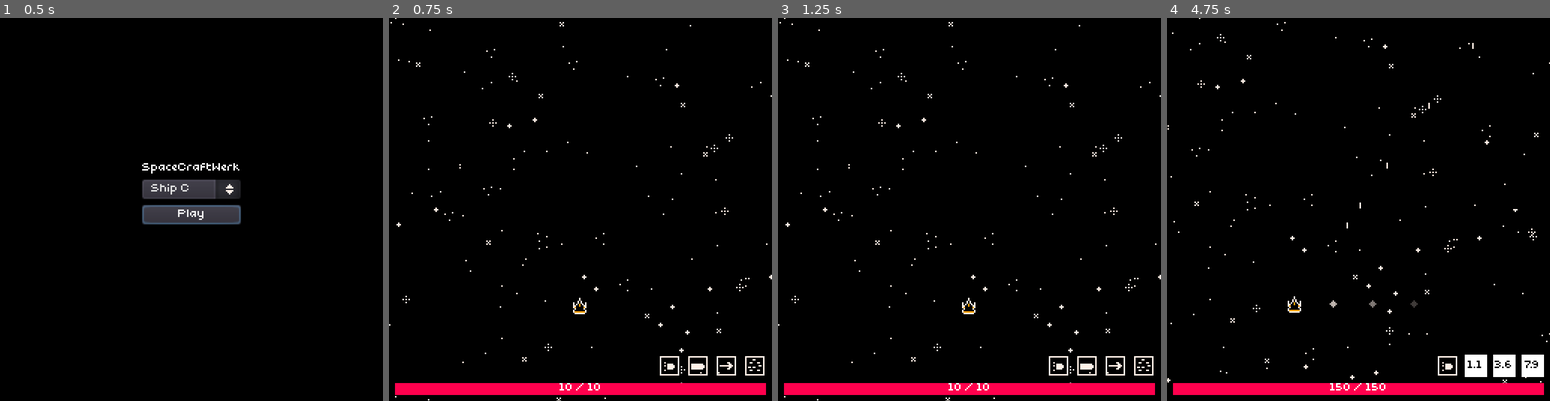
Above: before the commit, frames 1-4 (left to right).
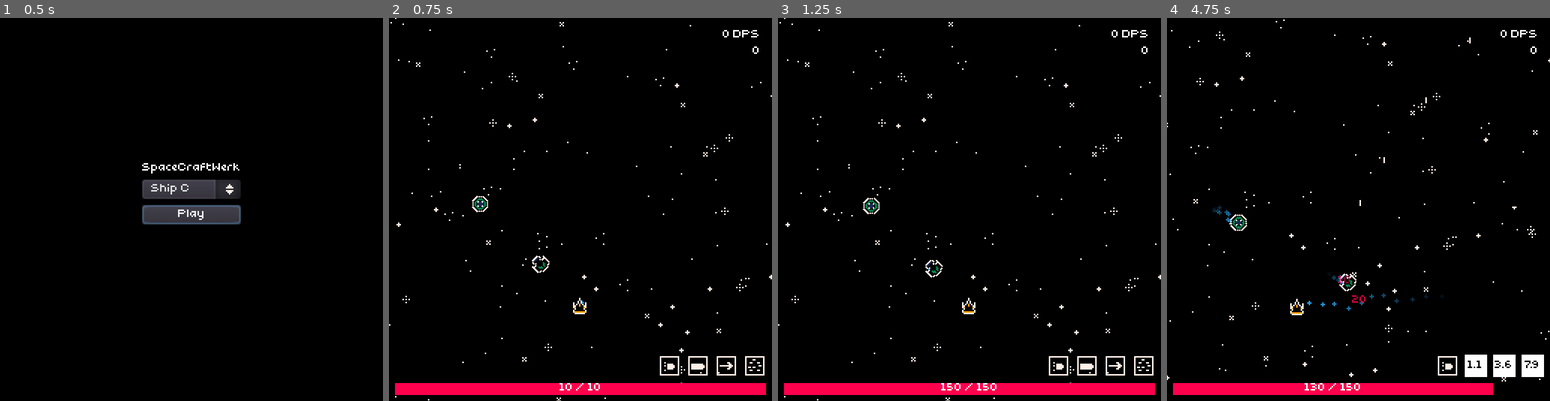
Above: after the commit, the same moments.

Repository: littlegustv/spacecraftwerk
Game: Godot game, scene res://MainMenu.tscn
Two runs of this game, one before a commit and one after it. Both use one fixed random seed, a clock stepped at 60 frames per second and the inputs below. Sound files missing from this copy of the repository are replaced by a short silence.
Inputs (mouse positions are in pixels of both pictures, inside the frame that each line leads up to):
- Up to frame 1 (0.5 s): no input
- Up to frame 2 (0.75 s): click "Play" at 0.5 s
- Up to frame 3 (1.25 s): no input
- Up to frame 4 (4.75 s): move the mouse to (1442, 190) at 1.27 s; press the mouse at (1442, 190) at 1.28 s; hold D (right) 1.28-2.03 s; move the mouse to (1281, 228) at 2.02 s; release the mouse at (1281, 228) at 2.03 s; hold S (down) 2.03-2.78 s; click (1281, 228) at 2.1 s; move the mouse to (1396, 125) at 2.77 s; hold D (right) 2.78-3.53 s; hold Right mouse button (secondary) 2.78-3.53 s; click (1396, 125) at 3.05 s; move the mouse to (1339, 286) at 3.52 s; hold W (up) 3.53-4.28 s; tap R (special) at 3.6 s; click (1339, 286) at 3.8 s; move the mouse to (1473, 266) at 4.27 s; hold A (left) from 4.28 s (still down); hold Shift (utility) from 4.28 s (still down); click (1473, 266) at 4.55 s

Frame 1 is identical in both runs. In frame 2, 0.3% of the frame differs, in the area x 21-97%, y 3-75%; in frame 3, 0.3%; in frame 4, 2.0%, in the area x 0-100%, y 0-99%.

Commit message:
ui improvements

Diff:
--- a/Game.gd
+++ b/Game.gd
@@ -6,7 +6,7 @@
 onready var space_top_layer = $ParallaxBackground/SpaceTop
 onready var space_top_sprite = $ParallaxBackground/SpaceTop/Sprite
 
-var budget : float = 3.0
+var budget : float = 10.0
 var enemies_unlocked : float = 5.0
 
 const PLAYER = preload("res://gameobjects/Player.tscn")
@@ -30,8 +30,8 @@
 	player.position = Vector2.ZERO
 	get_tree().current_scene.add_child( player )
 
-	spawn_enemies()
-	spawn_enemies()
+	for i in range(0, 5):
+		spawn_enemies()
 
 func spawn_enemies():
 	if budget > 0:
--- a/Globals.gd
+++ b/Globals.gd
@@ -9,6 +9,9 @@
 
 var player_info = {}
 var my_info = { name: ["Dog", "Bug", "Prawn", "Horse", "Giant"][ randi() % 5 ], color = Color("#ff0000") }
+
+onready var soundtrack = $Soundtrack
+onready var game_over_timer = $GameOverTimer
 
 func host():
 	player_info[1] = my_info
@@ -42,6 +45,12 @@
 	player_info.erase( id )
 	print("PLAYER DISCONNECTED")
 
+func _physics_process(delta):
+	if Input.is_action_just_pressed("mute_music"):
+		AudioServer.set_bus_mute(2, not AudioServer.is_bus_mute(2))
+	if Input.is_action_just_pressed("mute_sound"):
+		AudioServer.set_bus_mute(1, not AudioServer.is_bus_mute(1))
+
 remote func register_player(info):
 	var id = get_tree().get_rpc_sender_id()
 	player_info[ id ] = info
@@ -50,3 +59,13 @@
 	print("READY")
 	get_tree().connect("network_peer_connected", self, "_player_connected")
 	get_tree().connect("network_peer_disconnected", self, "_player_disconnected")
+
+func game_over():
+	get_tree().paused = true
+	game_over_timer.start()
+
+func _on_Soundtrack_finished():
+	soundtrack.play()
+
+func _on_GameOverTimer_timeout():
+	get_tree().change_scene("res://MainMenu.tscn")
--- a/Globals.tscn
+++ b/Globals.tscn
@@ -1,6 +1,19 @@
-[gd_scene load_steps=2 format=2]
+[gd_scene load_steps=3 format=2]
 
 [ext_resource path="res://Globals.gd" type="Script" id=1]
+[ext_resource path="res://sounds/soundtrack.ogg" type="AudioStream" id=2]
 
 [node name="Globals" type="Node2D"]
 script = ExtResource( 1 )
+
+[node name="Soundtrack" type="AudioStreamPlayer" parent="."]
+pause_mode = 2
+stream = ExtResource( 2 )
+autoplay = true
+bus = "Music"
+
+[node name="GameOverTimer" type="Timer" parent="."]
+pause_mode = 2
+one_shot = true
+[connection signal="finished" from="Soundtrack" to="." method="_on_Soundtrack_finished"]
+[connection signal="timeout" from="GameOverTimer" to="." method="_on_GameOverTimer_timeout"]
--- a/MainMenu.gd
+++ b/MainMenu.gd
@@ -5,6 +5,7 @@
 onready var cheat_code = $VBoxContainer/LineEdit
 
 func _ready():
+	get_tree().paused = false
 	for ship in ships:
 		var path = ship.resource_path.rsplit('/')
 		list.add_item( path[ path.size() - 1 ].split('.')[0] )
--- a/combat/BeamProjectile.tscn
+++ b/combat/BeamProjectile.tscn
@@ -1,7 +1,8 @@
-[gd_scene load_steps=3 format=2]
+[gd_scene load_steps=4 format=2]
 
 [ext_resource path="res://combat/Projectile.tscn" type="PackedScene" id=1]
 [ext_resource path="res://combat/BeamProjectile.gd" type="Script" id=2]
+[ext_resource path="res://sounds/beam.wav" type="AudioStream" id=3]
 
 [node name="BeamProjectile" instance=ExtResource( 1 )]
 modulate = Color( 1, 1, 1, 0 )
@@ -10,4 +11,7 @@
 direction = Vector2( 0, 0 )
 
 [node name="Tween" type="Tween" parent="." index="1"]
+
+[node name="ShootSound" parent="." index="2"]
+stream = ExtResource( 3 )
 [connection signal="tween_all_completed" from="Tween" to="." method="_on_Tween_tween_all_completed"]
--- a/combat/HomingMissile.gd
+++ b/combat/HomingMissile.gd
@@ -8,7 +8,8 @@
 		rotation = direction.angle() - PI / 2
 		direction = lerp( direction, ( target.position - position ).normalized(), turn_rate * delta )
 	else:
-		queue_free()
+		target = Globals.get_closest( Globals.player.position, "Enemies" )
+#		queue_free()
 	._physics_process(delta)
 
 func on_hit( target = null ):
--- a/combat/Projectile.gd
+++ b/combat/Projectile.gd
@@ -7,8 +7,13 @@
 export (Vector2) var direction = Vector2.UP
 
 onready var hitbox = $HitBox
+onready var shoot_sound = $ShootSound
+onready var hit_sound = $HitSound
 
 var source
+
+func _ready():
+	shoot_sound.play()
 
 func set_source( src ):
 	source = src
@@ -17,6 +22,8 @@
 func damage():
 	if source:
 		return source.damage( proc_chance ) * damage_multiplier
+	else:
+		return 0
 
 func _physics_process(delta):
 	position += SPEED * delta * direction
--- a/combat/Projectile.tscn
+++ b/combat/Projectile.tscn
@@ -1,7 +1,8 @@
-[gd_scene load_steps=3 format=2]
+[gd_scene load_steps=4 format=2]
 
 [ext_resource path="res://combat/Projectile.gd" type="Script" id=1]
 [ext_resource path="res://gameobjects/HitBox.tscn" type="PackedScene" id=2]
+[ext_resource path="res://sounds/shoot.wav" type="AudioStream" id=4]
 
 [node name="Projectile" type="Node2D"]
 script = ExtResource( 1 )
@@ -9,4 +10,9 @@
 [node name="HitBox" parent="." instance=ExtResource( 2 )]
 collision_layer = 0
 collision_mask = 0
+
+[node name="ShootSound" type="AudioStreamPlayer2D" parent="."]
+stream = ExtResource( 4 )
+max_distance = 320.0
+bus = "Sounds"
 [connection signal="area_entered" from="HitBox" to="." method="_on_HitBox_area_entered"]
--- a/combat/Status/BleedEffect.gd
+++ b/combat/Status/BleedEffect.gd
@@ -3,3 +3,4 @@
 func do_status_tick():
 	if source != null:
 		get_parent().hurt( 0.2 * source.damage( 0 ) )
+		source.dps( 0.2 * source.damage( 0 ) )
--- /dev/null
+++ b/default_bus_layout.tres
@@ -0,0 +1,15 @@
+[gd_resource type="AudioBusLayout" format=2]
+
+[resource]
+bus/1/name = "Sounds"
+bus/1/solo = false
+bus/1/mute = false
+bus/1/bypass_fx = false
+bus/1/volume_db = -6.24739
+bus/1/send = "Master"
+bus/2/name = "Music"
+bus/2/solo = false
+bus/2/mute = false
+bus/2/bypass_fx = false
+bus/2/volume_db = -1.08596
+bus/2/send = "Master"
--- a/fx/Explosion.tscn
+++ b/fx/Explosion.tscn
@@ -1,7 +1,8 @@
-[gd_scene load_steps=9 format=2]
+[gd_scene load_steps=10 format=2]
 
 [ext_resource path="res://fx/SpriteFX.tscn" type="PackedScene" id=1]
 [ext_resource path="res://fx/explosion.png" type="Texture" id=2]
+[ext_resource path="res://sounds/explosion.wav" type="AudioStream" id=3]
 
 [sub_resource type="AtlasTexture" id=1]
 atlas = ExtResource( 2 )
@@ -33,3 +34,9 @@
 
 [node name="Explosion" instance=ExtResource( 1 )]
 frames = SubResource( 6 )
+
+[node name="Sound" type="AudioStreamPlayer2D" parent="." index="0"]
+stream = ExtResource( 3 )
+autoplay = true
+max_distance = 320.0
+bus = "Sounds"
--- a/gameobjects/Player.gd
+++ b/gameobjects/Player.gd
@@ -4,6 +4,16 @@
 onready var health_bar = $CanvasLayer/HBoxContainer/AbilitiesContainer/HealthBar
 onready var health_bar_label = $CanvasLayer/HBoxContainer/AbilitiesContainer/HealthBar/Label
 onready var abilities_container = $CanvasLayer/HBoxContainer/AbilitiesContainer
+onready var pickup_sound = $PickupSound
+
+onready var dps_label = $CanvasLayer/VBoxContainer/HBoxContainer/VBoxContainer/DPS
+onready var score_label = $CanvasLayer/VBoxContainer/HBoxContainer/VBoxContainer/Score
+onready var shake_timer = $ShakeTimer
+
+onready var camera = $Camera2D
+
+var damage_per_second : float = 0.0
+var shake_amount = 0.0
 
 var score : float = 0.0
 var peer : bool = false
@@ -18,8 +28,13 @@
 	health_bar.rect_size.x = 248 * health / max_health
 	health_bar_label.text = str( health ) + " / " + str( max_health )
 
+func dps( damage ):
+	damage_per_second += damage
+
 func hurt( damage : int ):
 	.hurt( damage )
+	shake_amount = 2.0
+	shake_timer.start()
 	update_health_bar()
 
 func heal( amount : int ):
@@ -29,8 +44,9 @@
 func die():
 	var explosion = EXPLOSION.instance()
 	explosion.position = position
+	explosion.pause_mode = Node.PAUSE_MODE_PROCESS
 	get_tree().current_scene.add_child( explosion )
-	get_tree().change_scene("res://MainMenu.tscn")
+	Globals.game_over()
 
 func _physics_process(delta):
 	direction = Vector2.ZERO
@@ -45,11 +61,32 @@
 
 	._physics_process( delta )
 
+	if shake_amount != 0:
+		camera.set_offset(Vector2(
+			rand_range(-1.0, 1.0) * shake_amount,
+			rand_range(-1.0, 1.0) * shake_amount
+		))
+
 func _on_ItemPickupRadius_area_entered(area):
+	var new_item = area.item.instance()
+	pickup_sound.play()
+	var text = TEXTFX.instance()
+	text.position = position
+	get_tree().current_scene.add_child( text )
+	text.label.text = new_item.name
+
 	for item in items.get_children():
 		if item.filename == area.item.resource_path:
 			item.stack()
 			area.queue_free()
 			return
-	items.add_child( area.item.instance() )
+	items.add_child( new_item )
 	area.queue_free()
+
+func _on_DPSTimer_timeout():
+	dps_label.text = str( ceil( damage_per_second * 4.0 ) ) + " DPS"
+	damage_per_second = 0
+
+func _on_ShakeTimer_timeout():
+	shake_amount = 0.0
+	camera.set_offset( Vector2.ZERO )
--- a/gameobjects/Player.tscn
+++ b/gameobjects/Player.tscn
@@ -1,8 +1,9 @@
-[gd_scene load_steps=10 format=2]
+[gd_scene load_steps=11 format=2]
 
 [ext_resource path="res://gameobjects/Player.gd" type="Script" id=1]
 [ext_resource path="res://gameobjects/Ship.tscn" type="PackedScene" id=2]
 [ext_resource path="res://gameobjects/player/player.png" type="Texture" id=3]
+[ext_resource path="res://sounds/pickup.wav" type="AudioStream" id=4]
 [ext_resource path="res://gameobjects/HitBox.tscn" type="PackedScene" id=14]
 [ext_resource path="res://ui/Font.tres" type="DynamicFont" id=15]
 
@@ -118,16 +119,26 @@
 margin_right = 256.0
 margin_bottom = 256.0
 
-[node name="MarginContainer" type="MarginContainer" parent="CanvasLayer/VBoxContainer" index="0"]
-margin_right = 256.0
+[node name="HBoxContainer" parent="CanvasLayer/VBoxContainer" index="1"]
+margin_bottom = 15.0
 
-[node name="Items" parent="CanvasLayer/VBoxContainer" index="1"]
-margin_top = 4.0
-margin_bottom = 4.0
-mouse_filter = 2
+[node name="MarginContainer" parent="CanvasLayer/VBoxContainer/HBoxContainer" index="0"]
+margin_bottom = 7.0
 
-[node name="Ticker" parent="." index="7"]
-wait_time = 1.0
+[node name="Items" parent="CanvasLayer/VBoxContainer/HBoxContainer" index="1"]
+margin_bottom = 7.0
+
+[node name="MarginContainer2" parent="CanvasLayer/VBoxContainer/HBoxContainer" index="2"]
+margin_bottom = 7.0
+
+[node name="VBoxContainer" parent="CanvasLayer/VBoxContainer/HBoxContainer" index="3"]
+margin_bottom = 7.0
+
+[node name="Score" parent="CanvasLayer/VBoxContainer/HBoxContainer/VBoxContainer" index="1"]
+visible = false
+
+[node name="MarginContainer3" parent="CanvasLayer/VBoxContainer/HBoxContainer" index="4"]
+margin_bottom = 7.0
 
 [node name="ItemPickupRadius" parent="." index="8" instance=ExtResource( 14 )]
 collision_layer = 0
@@ -142,4 +153,19 @@
 
 [node name="CollisionShape2D" type="CollisionShape2D" parent="BeamHurtBox" index="0"]
 shape = SubResource( 4 )
+
+[node name="PickupSound" type="AudioStreamPlayer2D" parent="." index="11"]
+stream = ExtResource( 4 )
+max_distance = 320.0
+bus = "Sounds"
+
+[node name="DPSTimer" type="Timer" parent="." index="12"]
+wait_time = 0.25
+autostart = true
+
+[node name="ShakeTimer" type="Timer" parent="." index="13"]
+wait_time = 0.5
+one_shot = true
 [connection signal="area_entered" from="ItemPickupRadius" to="." method="_on_ItemPickupRadius_area_entered"]
+[connection signal="timeout" from="DPSTimer" to="." method="_on_DPSTimer_timeout"]
+[connection signal="timeout" from="ShakeTimer" to="." method="_on_ShakeTimer_timeout"]
--- a/gameobjects/Ship.gd
+++ b/gameobjects/Ship.gd
@@ -17,8 +17,9 @@
 var regen : int = 1
 var alive : bool = true
 
-onready var items = $CanvasLayer/VBoxContainer/Items
+onready var items = $CanvasLayer/VBoxContainer/HBoxContainer/Items
 onready var sprite = $Sprite
+onready var hit_sound  = $HitSound
 
 func proc( proc_chance : float, target = null ):
 	for item in items.get_children():
@@ -63,6 +64,8 @@
 	text_fx.label.text = str( damage )
 	if health <= 0:
 		die()
+	else:
+		hit_sound.play()
 
 func heal( amount : int ):
 	health = min( max_health, health + amount )
@@ -78,6 +81,7 @@
 	if randi() % 100 > evasion():
 		var damage = area.get_parent().damage()
 		if damage:
+			area.get_parent().source.dps( damage )
 			hurt( damage )
 		else:
 			return
@@ -87,5 +91,8 @@
 		get_tree().current_scene.add_child( text )
 		text.label.text = "dodged!"
 
+func dps ( damage ):
+	pass
+
 func _on_Ticker_timeout():
 	heal( regen() )
--- a/gameobjects/Ship.tscn
+++ b/gameobjects/Ship.tscn
@@ -1,8 +1,10 @@
-[gd_scene load_steps=6 format=2]
+[gd_scene load_steps=8 format=2]
 
 [ext_resource path="res://gameobjects/Ship.gd" type="Script" id=1]
 [ext_resource path="res://gameobjects/HitBox.tscn" type="PackedScene" id=2]
 [ext_resource path="res://fx/particle.png" type="Texture" id=3]
+[ext_resource path="res://sounds/hit.wav" type="AudioStream" id=4]
+[ext_resource path="res://ui/ui_theme.tres" type="Theme" id=5]
 
 [sub_resource type="CircleShape2D" id=1]
 radius = 8.0
@@ -28,24 +30,81 @@
 anchor_right = 1.0
 anchor_bottom = 1.0
 mouse_filter = 2
+theme = ExtResource( 5 )
 __meta__ = {
 "_edit_use_anchors_": false
 }
 
-[node name="Items" type="HBoxContainer" parent="CanvasLayer/VBoxContainer"]
+[node name="MarginContainer" type="MarginContainer" parent="CanvasLayer/VBoxContainer"]
 margin_right = 256.0
+margin_bottom = 4.0
+rect_min_size = Vector2( 0, 4 )
+
+[node name="HBoxContainer" type="HBoxContainer" parent="CanvasLayer/VBoxContainer"]
+margin_top = 8.0
+margin_right = 256.0
+margin_bottom = 26.0
+
+[node name="MarginContainer" type="MarginContainer" parent="CanvasLayer/VBoxContainer/HBoxContainer"]
+margin_right = 4.0
+margin_bottom = 18.0
+rect_min_size = Vector2( 4, 0 )
+
+[node name="Items" type="HBoxContainer" parent="CanvasLayer/VBoxContainer/HBoxContainer"]
+margin_left = 8.0
+margin_right = 8.0
+margin_bottom = 18.0
+
+[node name="MarginContainer2" type="MarginContainer" parent="CanvasLayer/VBoxContainer/HBoxContainer"]
+margin_left = 12.0
+margin_right = 219.0
+margin_bottom = 18.0
+rect_min_size = Vector2( 4, 0 )
+size_flags_horizontal = 3
+
+[node name="VBoxContainer" type="VBoxContainer" parent="CanvasLayer/VBoxContainer/HBoxContainer"]
+margin_left = 223.0
+margin_right = 248.0
+margin_bottom = 18.0
+
+[node name="DPS" type="Label" parent="CanvasLayer/VBoxContainer/HBoxContainer/VBoxContainer"]
+margin_right = 25.0
+margin_bottom = 7.0
+theme = ExtResource( 5 )
+text = "0 DPS"
+align = 2
+
+[node name="Score" type="Label" parent="CanvasLayer/VBoxContainer/HBoxContainer/VBoxContainer"]
+margin_top = 11.0
+margin_right = 25.0
+margin_bottom = 18.0
+text = "0"
+align = 2
+
+[node name="MarginContainer3" type="MarginContainer" parent="CanvasLayer/VBoxContainer/HBoxContainer"]
+margin_left = 252.0
+margin_right = 256.0
+margin_bottom = 18.0
+rect_min_size = Vector2( 4, 0 )
 
 [node name="CPUParticles2D" type="CPUParticles2D" parent="."]
 show_behind_parent = true
-amount = 4
+amount = 12
 lifetime = 0.4
 local_coords = false
 texture = ExtResource( 3 )
+emission_shape = 1
+emission_sphere_radius = 2.0
 gravity = Vector2( 0, 0 )
 color_ramp = SubResource( 2 )
 
 [node name="Ticker" type="Timer" parent="."]
 wait_time = 0.25
 autostart = true
+
+[node name="HitSound" type="AudioStreamPlayer2D" parent="."]
+stream = ExtResource( 4 )
+max_distance = 320.0
+bus = "Sounds"
 [connection signal="area_entered" from="HurtBox" to="." method="_on_HurtBox_area_entered"]
 [connection signal="timeout" from="Ticker" to="." method="_on_Ticker_timeout"]
--- a/gameobjects/enemies/BaseEnemy.gd
+++ b/gameobjects/enemies/BaseEnemy.gd
@@ -18,6 +18,7 @@
 
 func die():
 	Globals.player.score += bounty
+	Globals.player.score_label.text = str( floor( Globals.player.score ) )
 	if randi() % 100 < 50 and get_tree():
 		var item_pickup = ITEM_PICKUP.instance()
 		item_pickup.position = position
--- a/gameobjects/items/AttackMissile.gd
+++ b/gameobjects/items/AttackMissile.gd
@@ -16,6 +16,7 @@
 		var missile = MISSILE.instance()
 		missile.position = parent.global_position
 		missile.proc_chance = missile.proc_chance * proc_chance
+		missile.SPEED = 50
 		missile.target = Globals.get_closest( Globals.player.position, "Enemies" )
 		get_tree().current_scene.add_child( missile )
 		missile.set_source( parent ) # must be a better way!
--- a/gameobjects/items/Item.gd
+++ b/gameobjects/items/Item.gd
@@ -1,7 +1,7 @@
 extends TextureRect
 
 # hboxcontainer -> vboxcontainer -> canvaslayer -> player
-onready var parent = get_parent().get_parent().get_parent().get_parent()
+onready var parent = get_parent().get_parent().get_parent().get_parent().get_parent()
 onready var stack_label = $Label
 var stack : int = 1
 
--- a/gameobjects/items/ItemPickup.tscn
+++ b/gameobjects/items/ItemPickup.tscn
@@ -62,5 +62,5 @@
 
 [node name="AnimatedSprite" type="AnimatedSprite" parent="."]
 frames = SubResource( 10 )
-frame = 2
+frame = 5
 playing = true
--- a/gameobjects/player/abilities/BasicPrimary.tscn
+++ b/gameobjects/player/abilities/BasicPrimary.tscn
@@ -5,6 +5,7 @@
 [ext_resource path="res://gameobjects/player/abilities/c primary.png" type="Texture" id=3]
 
 [node name="BasicPrimary" instance=ExtResource( 1 )]
+hint_tooltip = "[Left Click] Rapid primary fire"
 texture = ExtResource( 3 )
 script = ExtResource( 2 )
 
--- a/gameobjects/player/abilities/BasicSecondary.tscn
+++ b/gameobjects/player/abilities/BasicSecondary.tscn
@@ -5,7 +5,7 @@
 [ext_resource path="res://gameobjects/player/abilities/c secondary.png" type="Texture" id=3]
 
 [node name="BasicSecondary" instance=ExtResource( 1 )]
-hint_tooltip = "Shoot a single piercing round."
+hint_tooltip = "[Right Click] Shoot a single piercing round."
 texture = ExtResource( 3 )
 script = ExtResource( 2 )
 
--- a/gameobjects/player/abilities/BasicSpecial.tscn
+++ b/gameobjects/player/abilities/BasicSpecial.tscn
@@ -5,7 +5,7 @@
 [ext_resource path="res://gameobjects/player/abilities/c special.png" type="Texture" id=3]
 
 [node name="BasicSpecial" instance=ExtResource( 1 )]
-hint_tooltip = "Rapid burst of shots."
+hint_tooltip = "[R] Rapid burst of shots."
 texture = ExtResource( 3 )
 script = ExtResource( 2 )
 
--- a/gameobjects/player/abilities/BasicUtility.tscn
+++ b/gameobjects/player/abilities/BasicUtility.tscn
@@ -5,6 +5,7 @@
 [ext_resource path="res://gameobjects/player/abilities/c utility.png" type="Texture" id=3]
 
 [node name="BasicUtility" instance=ExtResource( 1 )]
+hint_tooltip = "[Shift] Quick burst of movement speed!"
 texture = ExtResource( 3 )
 script = ExtResource( 2 )
 
--- a/gameobjects/player/abilities/HSecondary.tscn
+++ b/gameobjects/player/abilities/HSecondary.tscn
@@ -4,7 +4,7 @@
 [ext_resource path="res://gameobjects/player/abilities/HSecondary.gd" type="Script" id=2]
 
 [node name="HSecondary" instance=ExtResource( 1 )]
-hint_tooltip = "Fires a bouncing glaive."
+hint_tooltip = "[Right Click] Fires a bouncing glaive."
 script = ExtResource( 2 )
 
 [node name="Cooldown" parent="." index="0"]
--- a/gameobjects/player/abilities/HSpecial.tscn
+++ b/gameobjects/player/abilities/HSpecial.tscn
@@ -4,7 +4,7 @@
 [ext_resource path="res://gameobjects/player/abilities/HSpecial.gd" type="Script" id=2]
 
 [node name="HSpecial" instance=ExtResource( 1 )]
-hint_tooltip = "Creates a rain of arrows within a radius."
+hint_tooltip = "[R] Creates a rain of \"arrows\" within a radius."
 script = ExtResource( 2 )
 
 [node name="Cooldown" parent="." index="0"]
--- a/gameobjects/player/abilities/HUtility.tscn
+++ b/gameobjects/player/abilities/HUtility.tscn
@@ -5,7 +5,7 @@
 [ext_resource path="res://gameobjects/player/abilities/h utility.png" type="Texture" id=3]
 
 [node name="HUtility" instance=ExtResource( 1 )]
-hint_tooltip = "3 charge blink towards current direction."
+hint_tooltip = "[Shift] 3 charge blink towards current direction."
 texture = ExtResource( 3 )
 script = ExtResource( 2 )
 max_charges = 3
--- a/gameobjects/player/abilities/HuntressPrimary.tscn
+++ b/gameobjects/player/abilities/HuntressPrimary.tscn
@@ -5,7 +5,7 @@
 [ext_resource path="res://gameobjects/player/abilities/h primary.png" type="Texture" id=3]
 
 [node name="HuntressPrimary" instance=ExtResource( 1 )]
-hint_tooltip = "Fires a homing attack."
+hint_tooltip = "[Left Click] Fires a homing attack."
 texture = ExtResource( 3 )
 script = ExtResource( 2 )
 
--- a/project.godot
+++ b/project.godot
@@ -22,6 +22,12 @@
 [autoload]
 
 Globals="*res://Globals.tscn"
+navigation/geometry_color=Color( 0.1, 1, 0.7, 0.4 )
+
+[debug]
+
+shapes/collision/shape_color=Color( 1, 1, 1, 0.501961 )
+shapes/navigation/geometry_color=Color( 1, 1, 1, 0.4 )
 
 [display]
 
@@ -96,6 +102,16 @@
 "events": [ Object(InputEventKey,"resource_local_to_scene":false,"resource_name":"","device":0,"alt":false,"shift":false,"control":false,"meta":false,"command":false,"pressed":false,"scancode":82,"unicode":0,"echo":false,"script":null)
  ]
 }
+mute_sound={
+"deadzone": 0.5,
+"events": [ Object(InputEventKey,"resource_local_to_scene":false,"resource_name":"","device":0,"alt":false,"shift":false,"control":false,"meta":false,"command":false,"pressed":false,"scancode":80,"unicode":0,"echo":false,"script":null)
+ ]
+}
+mute_music={
+"deadzone": 0.5,
+"events": [ Object(InputEventKey,"resource_local_to_scene":false,"resource_name":"","device":0,"alt":false,"shift":false,"control":false,"meta":false,"command":false,"pressed":false,"scancode":79,"unicode":0,"echo":false,"script":null)
+ ]
+}
 
 [layer_names]
 
Binary file changed: fx/explosion.png
Binary file changed: fx/particle.png
Not shown, added: exports/html/spacecraftwerk.pck
Not shown, added: exports/html/spacecraftwerk.png
Not shown, added: exports/html/spacecraftwerk.wasm
Not shown, added: sounds/beam.wav
Not shown, added: sounds/explosion.wav
Not shown, added: sounds/hit.wav
Not shown, added: sounds/pickup.wav
Not shown, added: sounds/shoot.wav
Not shown, added: sounds/soundtrack.ogg
